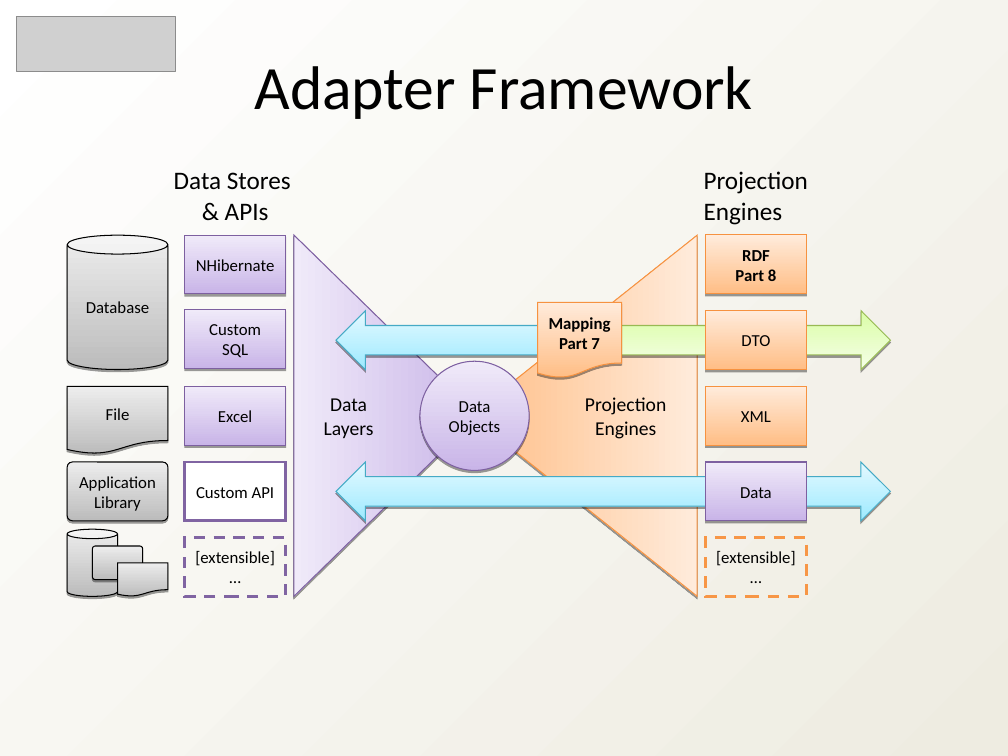
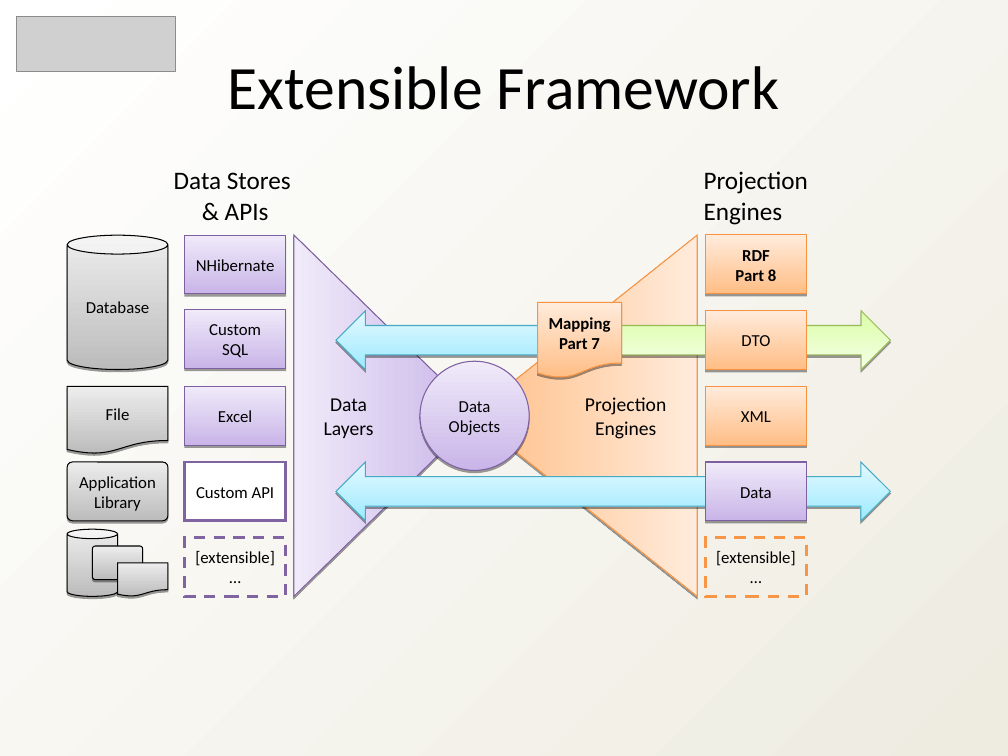
Before and after one commit to heyena/iring-tools, a slide deck: slide 16 of branches/2.0.x/Documentation/iRINGTools_Overview_v2.0.x.ppt (slide 10 before the commit). Drawn at 1008x756 pixels with LibreOffice and Linux fonts; fonts in the diff are those of the drawing; grey boxes stand for pictures. Boxes give left, top, right and bottom in pixels: in the first picture for what was removed or moved away, otherwise in the second. Text is boxed around its words. In the diff, an @@ line names an element or a change of style, - is before the commit and + after.

```diff
--- a/branches/2.0.x/Documentation/iRINGTools_Overview_v2.0.x.ppt
+++ b/branches/2.0.x/Documentation/iRINGTools_Overview_v2.0.x.ppt
@@ text at [228,66,780,110]: text changed @@
-Adapter Framework
+Extensible Framework
```
Also in this commit, not shown: 8 other slides changed, 7 slides added, 8 slides removed, 3 other files.
